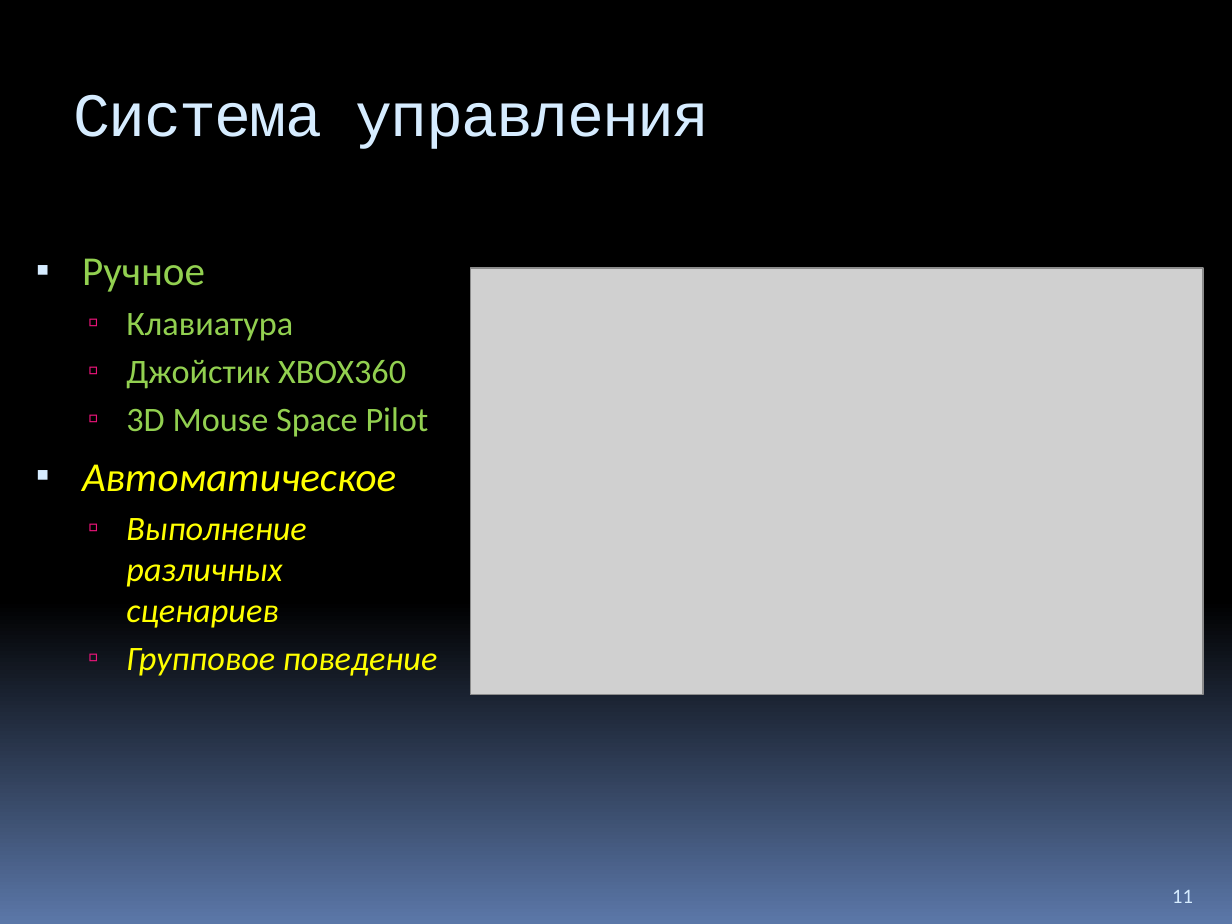
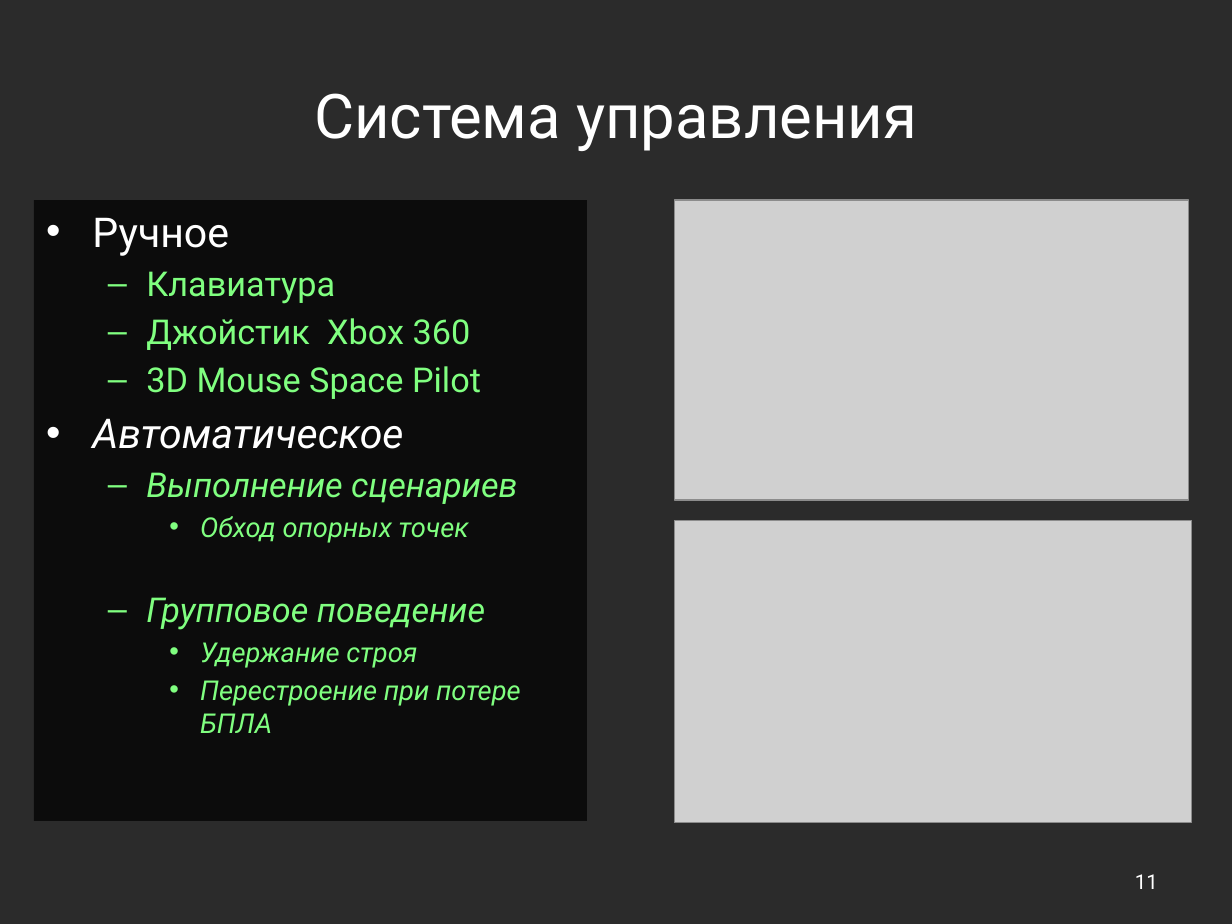
Before and after one commit to Jacobi20/quadro-xds, a slide deck: slide 11 of Docs/Medias2012.pptx. Drawn at 1232x924 pixels with LibreOffice and Linux fonts; fonts in the diff are those of the drawing; grey boxes stand for pictures; background and template pictures are left out; a plain dark background stands for a picture behind light text. Boxes give left, top, right and bottom in pixels: in the first picture for what was removed or moved away, otherwise in the second. Text is boxed around its words. In the diff, an @@ line names an element or a change of style, - is before the commit and + after.

```diff
--- a/Docs/Medias2012.pptx
+++ b/Docs/Medias2012.pptx
@@ background gradient #000000 to #5B77A8 to picture (left out) @@
@@ title "Система управления": place and size @@
-title "Система управления" at box(74, 94, 710, 149)
+title "Система управления" at box(314, 93, 917, 151)
@@ title "Система управления" at box(314, 93, 917, 151): font Courier New to Roboto, text colour #D6ECFF to #FFFFFF, letter spacing -1 to 0 pt; alignment left to centre; vertical alignment top to middle @@
@@ text "Ручное": place and size @@
-text "Ручное" at box(82, 258, 438, 676)
+text "Ручное" at box(34, 200, 588, 821)
@@ text "Ручное" at box(34, 200, 588, 821): fill none to #000000 at 70% opacity @@
@@ picture: place and size @@
-picture at box(471, 269, 1204, 695)
+picture at box(674, 200, 1189, 499)
@@ text at box(92, 217, 485, 630): font Calibri to Roboto in "Ручное", "Клавиатура", "3D Mouse Space Pilot", "Автоматическое" and 1 more places; text colour #92D050 to #FFFFFF in "Ручное"; text colour #92D050 to #80FF80 in "Клавиатура", "3D Mouse Space Pilot"; text colour #FFFF00 to #FFFFFF in "Автоматическое"; text colour #FFFF00 to #80FF80 in "Групповое поведение"; bullet ▪ to •; less space between paragraphs; bullet ▫ to – @@
@@ text at box(146, 318, 471, 350): text changed; font Calibri to Roboto; text colour #92D050 to #80FF80 @@
-  ▫ Джойстик XBOX360
+  – Джойстик Xbox 360
@@ text at box(146, 472, 517, 543): text changed; font Calibri to Roboto; text colour #FFFF00 to #80FF80 @@
-  ▫ Выполнение различных сценариев
+  – Выполнение сценариев
+    • Обход опорных точек
@@ picture added at box(674, 520, 1191, 823) @@
@@ text at box(200, 642, 521, 733): paragraphs added @@
+    • Удержание строя
+    • Перестроение при потере БПЛА
@@ page number: place and size @@
-page number at box(1172, 890, 1193, 903)
+page number at box(1135, 874, 1158, 889)
@@ page number at box(1135, 874, 1158, 889): font Calibri to Roboto, text colour #D6ECFF to #FFFFFF; alignment left to right; vertical alignment bottom to middle @@
```
Also in this commit, not shown: 11 other slides changed, 1 slide added, 1 slide removed, 1 other file.
